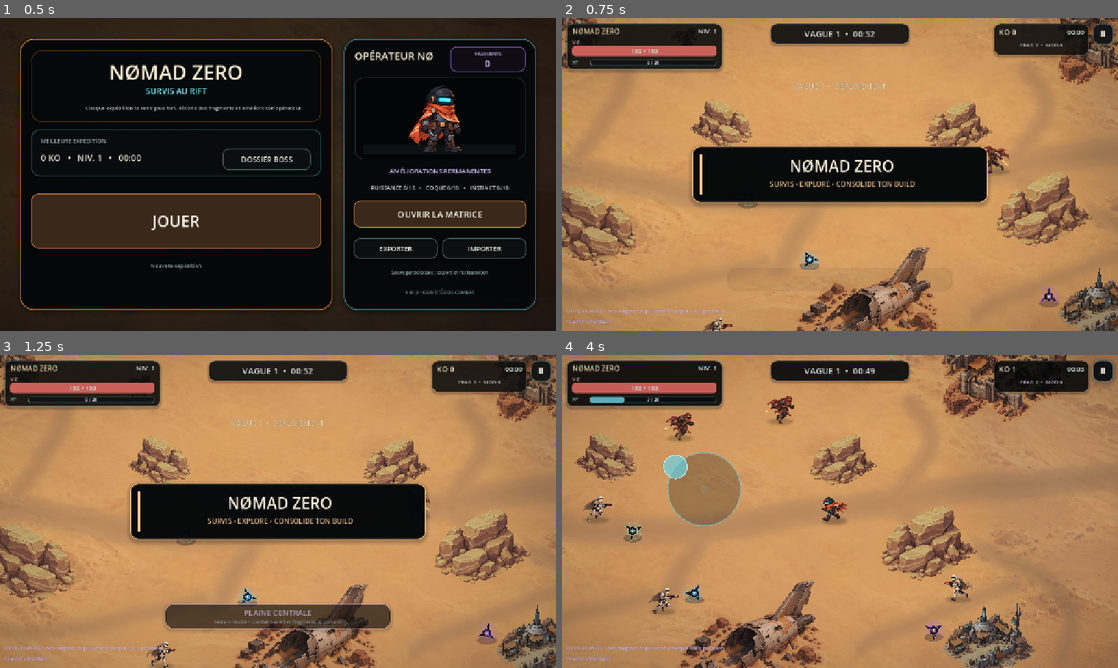
Above: before the commit, frames 1-4 (two rows, left to right).
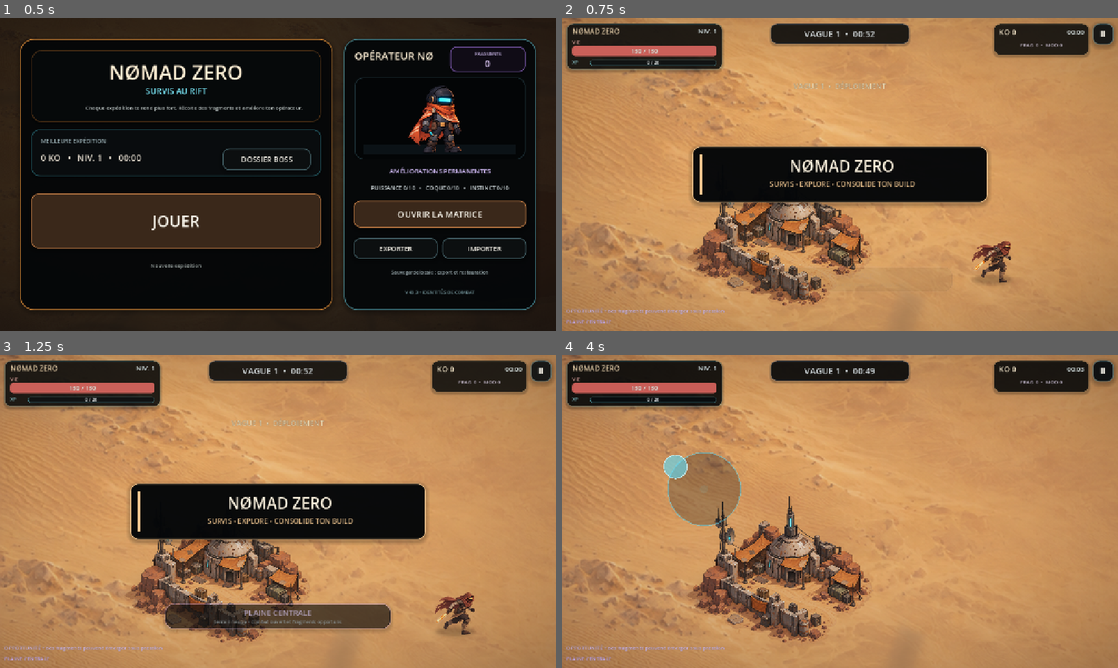
Above: after the commit, the same moments.

Repository: Zorvax-Dev/Nomad-Zero-Dev
Game: Godot game, scene res://Main.tscn
The game is run twice, just before and just after one commit, with the same random seed, the same clock (stepped at 60 frames per second) and the same inputs.
Inputs (mouse positions are in pixels of both pictures, inside the frame that each line leads up to):
- Up to frame 1 (0.5 s): no input
- Up to frame 2 (0.75 s): click "JOUER" at 0.5 s
- Up to frame 3 (1.25 s): no input
- Up to frame 4 (4 s): move the mouse to (962, 495) at 1.27 s; hold D (move_right) 1.28-2 s; tap Q at 1.35, 2.85 s; click (962, 495) at 1.42 s; drag from (728, 527) to (812, 574) at 2.02 s; move the mouse to (895, 442) at 2.77 s; hold D (move_right) 2.78-3.5 s; drag from (812, 574) to (673, 464) at 3.52 s

Frame 1 is identical in both runs. In frame 2, 22% of the frame differs, in the area x 0-100%, y 0-100%; in frame 3, 21%; in frame 4, 29%.
Error after the commit: Invalid access to property or key 'dodged' on a base object of type 'CharacterBody2D (NomadPlayer)'. (res://scripts/main.gd:2333)

Commit message:
V49.4: remove dash runtime from player while preserving old saves

Diff:
--- a/scripts/player.gd
+++ b/scripts/player.gd
@@ -3,9 +3,7 @@
 
 signal died
 signal pulse_used
-signal dash_used(from_position: Vector2, to_position: Vector2)
 signal damaged(world_position: Vector2, amount: float)
-signal dodged(world_position: Vector2, amount: float)
 
 const IDLE: Texture2D = preload("res://assets/hero/hero_idle.png")
 const IDLE_B: Texture2D = preload("res://assets/hero/hero_idle_b.png")
@@ -19,9 +17,6 @@
 const ATTACK_B: Texture2D = preload("res://assets/hero/hero_attack_b.png")
 const ATTACK_C: Texture2D = preload("res://assets/hero/hero_attack_c.png")
 const ATTACK_D: Texture2D = preload("res://assets/hero/hero_attack_d.png")
-const DASH: Texture2D = preload("res://assets/hero/hero_dash.png")
-const DASH_B: Texture2D = preload("res://assets/hero/hero_dash_b.png")
-const DASH_C: Texture2D = preload("res://assets/hero/hero_dash_c.png")
 const HURT: Texture2D = preload("res://assets/hero/hero_hurt.png")
 const GROUND_SHADOW: Texture2D = preload("res://assets/effects/ground_shadow.png")
 
@@ -40,6 +35,7 @@
 var force_wave_damage_scale: float = 1.80
 var force_wave_knockback: float = 520.0
 var force_wave_auto_range: float = 225.0
+# Héritage de sauvegarde : conservés pour importer les anciens checkpoints, sans gameplay associé.
 var dash_cooldown: float = 2.35
 var dash_timer: float = 0.0
 var armor: float = 0.05
@@ -60,12 +56,9 @@
 var _run_frame_index: int = 0
 var _idle_frame_index: int = 0
 var _attack_visual_timer: float = 0.0
-var _dash_visual_timer: float = 0.0
 var _hurt_visual_timer: float = 0.0
-var _invulnerable_timer: float = 0.0
 var _last_facing: Vector2 = Vector2.RIGHT
 var _move_velocity: Vector2 = Vector2.ZERO
-var _dash_velocity: Vector2 = Vector2.ZERO
 var _run_frames: Array[Texture2D] = [RUN_A, RUN_B, RUN_C, RUN_D, RUN_E, RUN_F]
 var _run_cycle: float = 0.0
 var _idle_cycle: float = 0.0
@@ -99,12 +92,8 @@
 func _physics_process(delta: float) -> void:
 	if not active or selection_locked: return
 	pulse_timer = maxf(0.0, pulse_timer - delta)
-	dash_timer = maxf(0.0, dash_timer - delta)
 	_attack_visual_timer = maxf(0.0, _attack_visual_timer - delta)
-	_dash_visual_timer = maxf(0.0, _dash_visual_timer - delta)
 	_hurt_visual_timer = maxf(0.0, _hurt_visual_timer - delta)
-	_invulnerable_timer = maxf(0.0, _invulnerable_timer - delta)
-	_dash_velocity = _dash_velocity.move_toward(Vector2.ZERO, 4600.0 * delta)
 	if regeneration > 0.0 and health < max_health:
 		health = minf(max_health, health + regeneration * delta)
 	var key_vec: Vector2 = Input.get_vector("move_left", "move_right", "move_up", "move_down")
@@ -121,7 +110,7 @@
 	_move_velocity = _move_velocity.move_toward(target_velocity, acceleration * delta)
 	if target_velocity.length_squared() <= 0.0 and _move_velocity.length_squared() < 18.0:
 		_move_velocity = Vector2.ZERO
-	var total_velocity: Vector2 = _move_velocity + _dash_velocity
+	var total_velocity: Vector2 = _move_velocity
 	if total_velocity.length_squared() > 0.1:
 		var desired: Vector2 = global_position + total_velocity * delta
 		global_position = world_nav.resolve_motion(global_position, desired, 20.0) if world_nav != null else desired
@@ -138,13 +127,6 @@
 			_sprite.texture = ATTACK_D
 		else:
 			_sprite.texture = ATTACK_B
-	elif _dash_visual_timer > 0.0:
-		if _dash_visual_timer > 0.14:
-			_sprite.texture = DASH
-		elif _dash_visual_timer > 0.07:
-			_sprite.texture = DASH_C
-		else:
-			_sprite.texture = DASH_B
 	elif move_speed_now > 28.0:
 		_anim_time += delta
 		var frame_interval: float = lerpf(0.122, 0.076, speed_ratio)
@@ -168,10 +150,6 @@
 	if _hurt_visual_timer > 0.0:
 		extra_y = -1.0
 		target_rotation = deg_to_rad(-3.0 if _sprite.flip_h else 3.0)
-	elif _dash_visual_timer > 0.0:
-		extra_y = sin((_dash_visual_timer / 0.18) * PI) * 2.2
-		target_rotation = clampf(_last_facing.x, -1.0, 1.0) * 0.08
-		target_scale = Vector2(0.448, 0.424)
 	elif move_speed_now > 28.0:
 		extra_y = sin(_run_cycle * 2.0) * lerpf(0.95, 1.9, speed_ratio)
 		target_rotation = sin(_run_cycle) * 0.015 + clampf(_move_velocity.x / maxf(speed, 1.0), -1.0, 1.0) * 0.028
@@ -202,7 +180,7 @@
 			_sprite.flip_h = facing.x < 0.0
 	# En mouvement, on conserve la foulée : l'ancienne version remplaçait la course
 	# par une pose d'attaque toutes les ~0,4 s, ce qui donnait un effet saccadé.
-	if _dash_visual_timer <= 0.0 and _move_velocity.length() < 42.0:
+	if _move_velocity.length() < 42.0:
 		_attack_visual_timer = maxf(_attack_visual_timer, 0.24)
 		_anim_time = 0.0
 		_idle_frame_index = 0
@@ -211,9 +189,6 @@
 
 func take_damage(amount: float) -> void:
 	if not active or selection_locked:
-		return
-	if _invulnerable_timer > 0.0:
-		dodged.emit(global_position, amount)
 		return
 	var applied: float = maxf(1.0, amount * (1.0 - clampf(armor, 0.0, 0.55)))
 	health = maxf(0.0, health - applied)
@@ -234,7 +209,6 @@
 	if locked:
 		touch_vector = Vector2.ZERO
 		_move_velocity = Vector2.ZERO
-		_dash_velocity = Vector2.ZERO
 
 func heal(amount: float) -> void:
 	if active: health = minf(max_health, health + maxf(0.0, amount))
@@ -252,27 +226,6 @@
 	pulse_timer = pulse_cooldown
 	pulse_used.emit()
 	return true
-func can_dash() -> bool: return dash_timer <= 0.0 and active
-func trigger_dash(direction: Vector2) -> bool:
-	if not can_dash(): return false
-	var dash_dir: Vector2 = direction.normalized() if direction.length_squared() > 0.01 else _last_facing
-	if dash_dir.length_squared() <= 0.01:
-		dash_dir = Vector2.RIGHT
-	var from_position: Vector2 = global_position
-	dash_timer = dash_cooldown
-	_dash_visual_timer = 0.18
-	_attack_visual_timer = 0.0
-	_invulnerable_timer = 0.22
-	_anim_time = 0.0
-	_idle_frame_index = 0
-	_dash_velocity = dash_dir * 820.0
-	_move_velocity = dash_dir * maxf(220.0, speed * 0.85)
-	_last_facing = dash_dir
-	_sprite.position.y = 0.0
-	_sprite.flip_h = dash_dir.x < -0.05
-	dash_used.emit(from_position, global_position)
-	return true
-
 func _anchor_for_texture(tex: Texture2D) -> Vector2:
 	# Baked alpha bounds: avoids scanning ~1M pixels on run start on mobile/web.
 	if tex == IDLE: return Vector2(112.0, 251.0)
@@ -287,9 +240,6 @@
 	if tex == ATTACK_B: return Vector2(138.5, 250.0)
 	if tex == ATTACK_C: return Vector2(125.5, 246.0)
 	if tex == ATTACK_D: return Vector2(127.5, 246.0)
-	if tex == DASH: return Vector2(134.0, 246.0)
-	if tex == DASH_B: return Vector2(138.5, 248.0)
-	if tex == DASH_C: return Vector2(128.0, 228.0)
 	if tex == HURT: return Vector2(128.5, 254.0)
 	return Vector2(128.0, 252.0)
 
